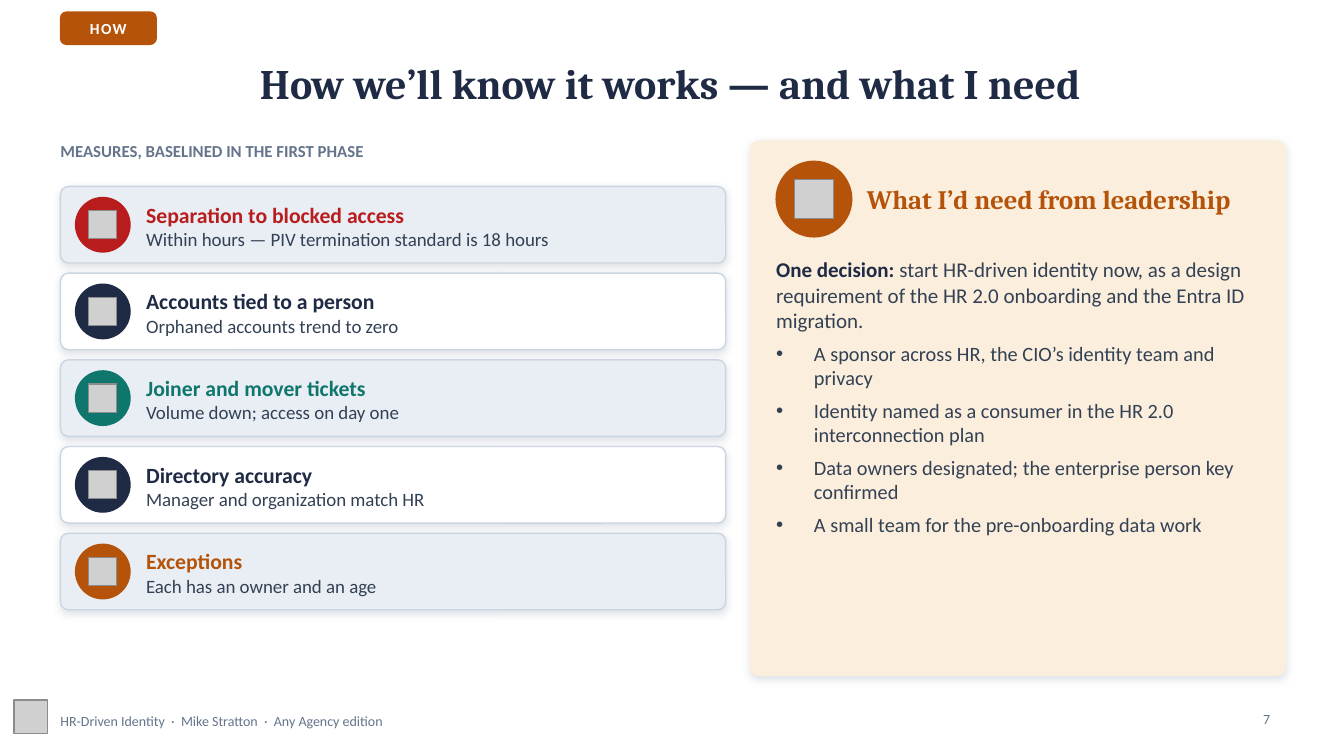
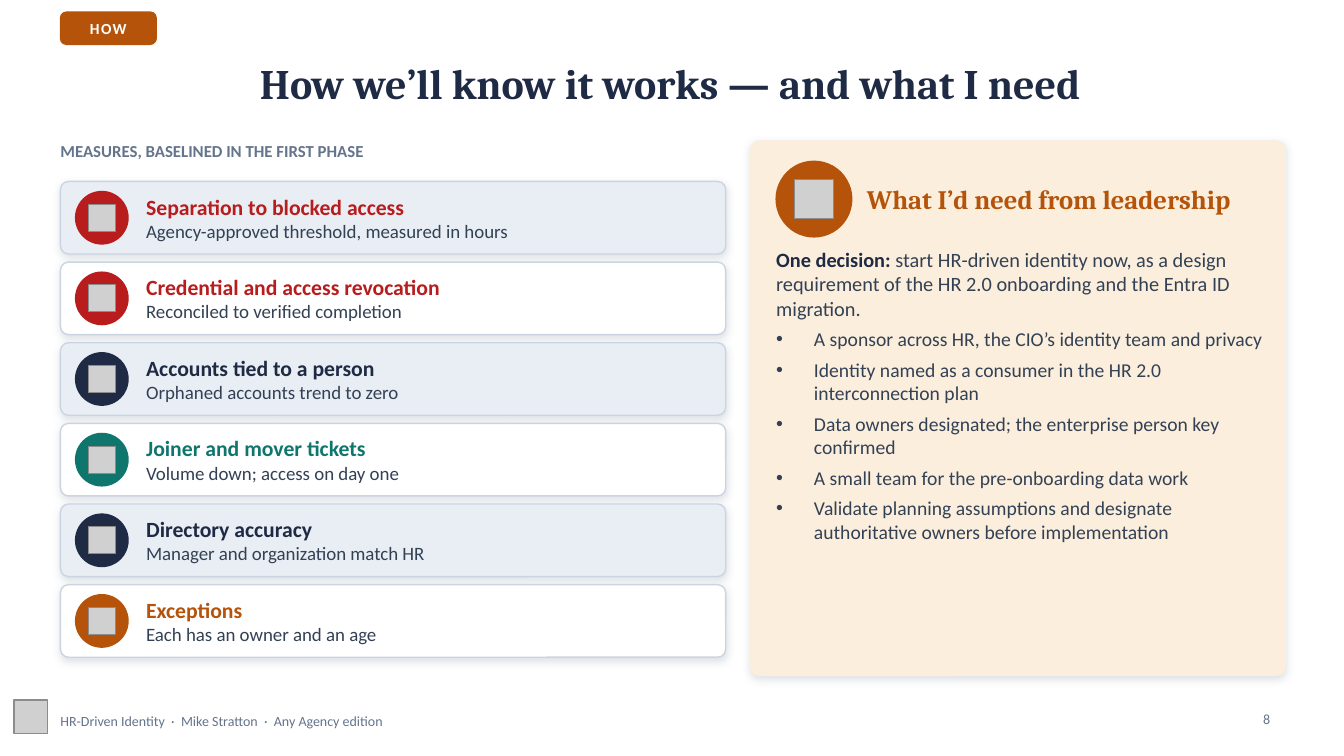
Before and after one commit to WhalerMike/modernization-workbook, a slide deck: slide 8 of presentations/hr-driven-identity-interview/HR_Driven_Identity_Exec_AnyAgency_Narrated.pptx (slide 7 before the commit). Drawn at 1344x756 pixels with LibreOffice and Linux fonts; fonts in the diff are those of the drawing; grey boxes stand for pictures; background and template pictures are left out. Boxes give left, top, right and bottom in pixels: in the first picture for what was removed or moved away, otherwise in the second. Text is boxed around its words. In the diff, an @@ line names an element or a change of style, - is before the commit and + after.

```diff
--- a/presentations/hr-driven-identity-interview/HR_Driven_Identity_Exec_AnyAgency_Narrated.pptx
+++ b/presentations/hr-driven-identity-interview/HR_Driven_Identity_Exec_AnyAgency_Narrated.pptx
@@ 1 picture, 1 rounded rectangle, 1 ellipse: place and size @@
-1 picture, 1 rounded rectangle, 1 ellipse at (60, 187, 726, 263)
+1 picture, 1 rounded rectangle, 1 ellipse at (60, 181, 726, 254)
@@ text at (146, 225, 507, 241): text changed @@
-Within hours — PIV termination standard is 18 hours
+Agency-approved threshold, measured in hours
@@ rounded rectangle: place and size @@
-rounded rectangle at (60, 273, 726, 350)
+rounded rectangle at (60, 262, 726, 335)
@@ text at (776, 252, 1262, 489): size 15 to 14.5 pt in "One decision: start HR-driven identity now, as ..."; size 14.5 to 14 pt in "A sponsor across HR, the CIO’s identity ...", "Identity named as a consumer in the ...", "Data owners designated; the enterprise person key ...", "A small team for the pre-onboarding data ..."; less space between paragraphs @@
@@ text "One decision: start HR-driven identity ...": place and size @@
-text "One decision: start HR-driven identity ..." at (776, 262, 1244, 536)
+text "One decision: start HR-driven identity ..." at (776, 252, 1262, 542)
@@ ellipse added at (76, 272, 128, 325), fill #B91C1C, outline #B91C1C 1 pt @@
@@ picture added at (88, 284, 115, 312) @@
@@ text added at (146, 279, 439, 321), 13.5 pt, text #334155 @@
+Credential and access revocation
+Reconciled to verified completion
@@ rounded rectangle: place and size @@
-rounded rectangle at (60, 360, 726, 437)
+rounded rectangle at (60, 343, 726, 415)
@@ ellipse: place and size @@
-ellipse at (76, 284, 130, 339)
+ellipse at (76, 353, 128, 405)
@@ text "Accounts tied to a person": place and size @@
-text "Accounts tied to a person" at (146, 293, 399, 336)
+text "Accounts tied to a person" at (146, 360, 399, 402)
@@ picture: place and size @@
-picture at (89, 297, 117, 326)
+picture at (88, 365, 115, 392)
@@ rounded rectangle: place and size @@
-rounded rectangle at (60, 447, 726, 523)
+rounded rectangle at (60, 423, 726, 496)
@@ ellipse: place and size @@
-ellipse at (76, 371, 130, 425)
+ellipse at (76, 434, 128, 486)
@@ picture: place and size @@
-picture at (89, 384, 117, 412)
+picture at (88, 446, 115, 473)
@@ text "Joiner and mover tickets" rewrapped from (146, 406, 399, 422) to (146, 440, 399, 483) @@
@@ proportions changed in 5 elements at (60, 181, 726, 254), (60, 262, 726, 335), (60, 343, 726, 415), (60, 423, 726, 496), (60, 504, 726, 577) @@
@@ rounded rectangle: place and size @@
-rounded rectangle at (60, 533, 726, 610)
+rounded rectangle at (60, 504, 726, 577)
@@ text at (814, 501, 1172, 542): paragraph added @@
+• Validate planning assumptions and designate authoritative owners before implementation
@@ 1 picture, 1 text, 1 ellipse: place and size @@
-1 picture, 1 text, 1 ellipse at (76, 458, 424, 512)
+1 picture, 1 text, 1 ellipse at (76, 514, 424, 567)
@@ rounded rectangle added at (60, 585, 726, 657), fill #FFFFFF, outline #CBD5E1 1 pt @@
@@ ellipse: place and size @@
-ellipse at (76, 544, 130, 599)
+ellipse at (76, 595, 128, 647)
@@ text "Exceptions": place and size @@
-text "Exceptions" at (146, 553, 376, 596)
+text "Exceptions" at (146, 602, 376, 645)
@@ picture: place and size @@
-picture at (89, 558, 117, 586)
+picture at (88, 607, 115, 634)
@@ page number at (1263, 714, 1270, 724): text changed @@
-7
+8
```
Also in this commit, not shown: 4 other slides changed, 2 slides added, 46 other files.
